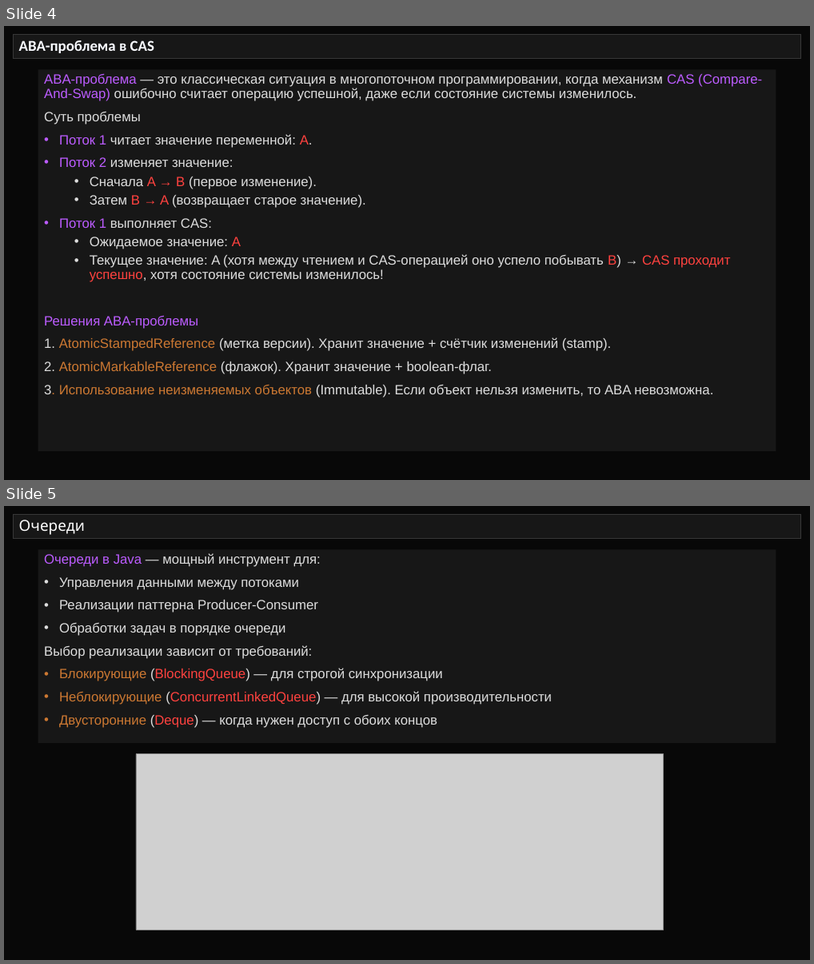
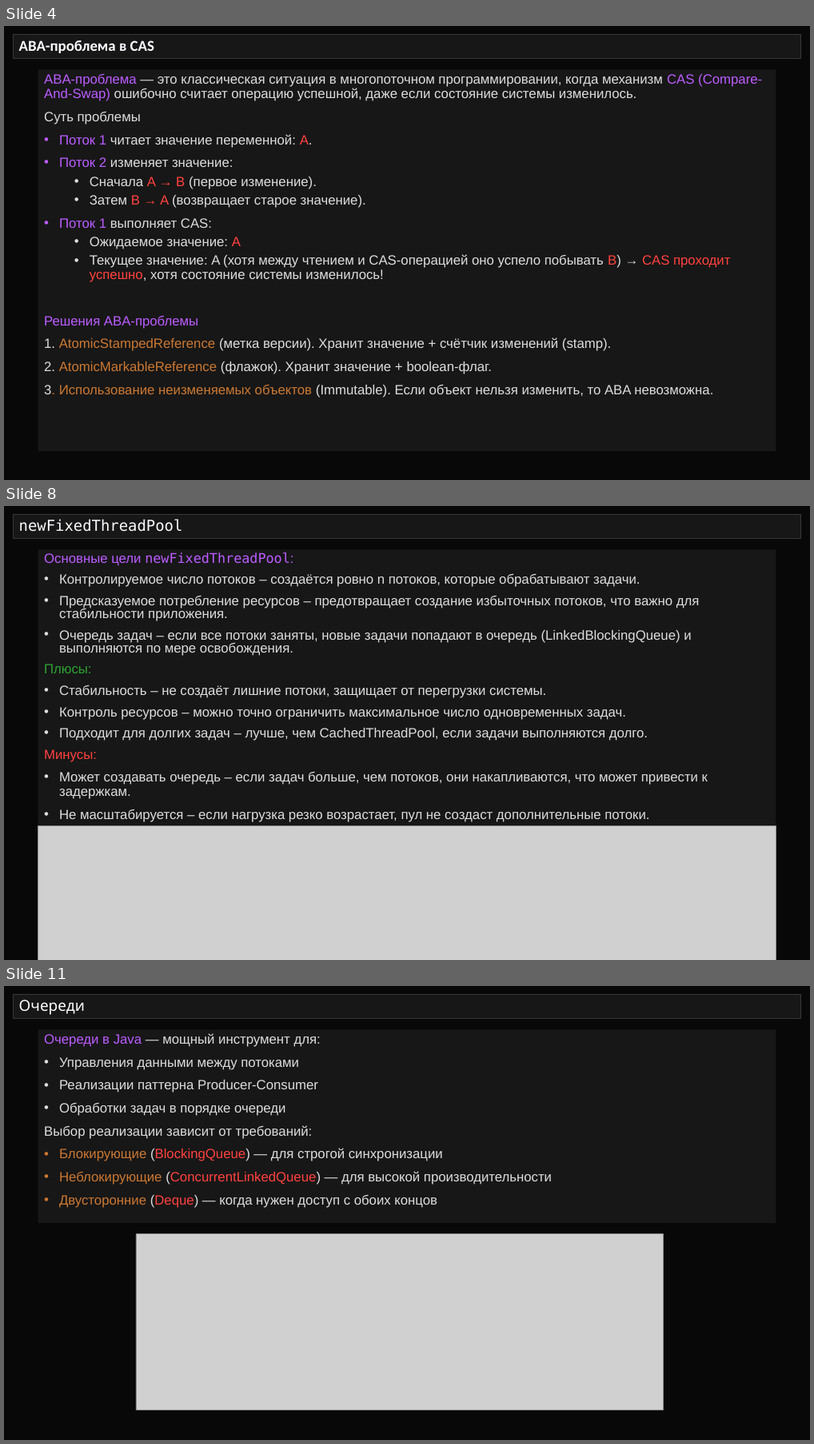
Before and after one commit to semusv/SIB_Concurrent, a slide deck: Concurrent_v1.pptx. Shown one above the other, each under a label of ours: slides 4 and 5 before the commit, slides 4, 8 and 11 after it; the slides between them are not shown. The pictures are 814x964 and 814x1444 pixels, drawn with LibreOffice and Linux fonts; fonts in the diff are those of the drawing; grey boxes stand for pictures. Boxes give left, top, right and bottom in pixels: in the first picture for what was removed or moved away, otherwise in the second. Text is boxed around its words. In the diff, an @@ line names an element or a change of style, - is before the commit and + after.

```diff
--- a/Concurrent_v1.pptx
+++ b/Concurrent_v1.pptx
@@ slide 8 added at [4, 506, 810, 960], background #080808 @@
@@ title added at [13, 515, 802, 539], fill #171717, outline #373737 0.75 pt, 18 pt, text #F8FAFF @@
+newFixedThreadPool
@@ rectangle added at [38, 549, 776, 829], fill #171717, 16 pt, text #DDDDDD @@
+Основные цели newFixedThreadPool:
+• Контролируемое число потоков – создаётся ровно n потоков, которые обрабатывают задачи.
+• Предсказуемое потребление ресурсов – предотвращает создание избыточных потоков, что важно для стабильности приложения.
+• Очередь задач – если все потоки заняты, новые задачи попадают в очередь (LinkedBlockingQueue) и выполняются по мере освобождения.
+Плюсы:
+• Стабильность – не создаёт лишние потоки, защищает от перегрузки системы.
+• Контроль ресурсов – можно точно ограничить максимальное число одновременных задач.
+• Подходит для долгих задач – лучше, чем CachedThreadPool, если задачи выполняются долго.
+Минусы:
+• Может создавать очередь – если задач больше, чем потоков, они накапливаются, что может привести к задержкам.
+• Не масштабируется – если нагрузка резко возрастает, пул не создаст дополнительные потоки.
@@ picture added at [38, 826, 776, 960] @@
@@ what was slide 5 is now slide 11 @@
```
Also in this commit, not shown: 1 slide changed, 5 other slides added, 7 other files.
